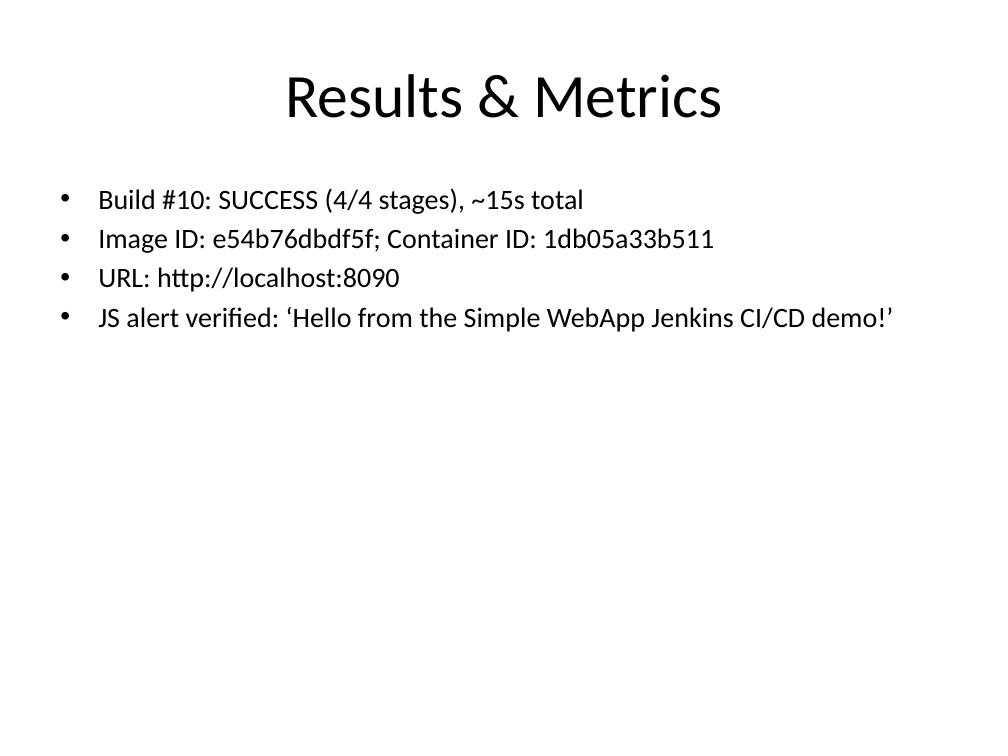
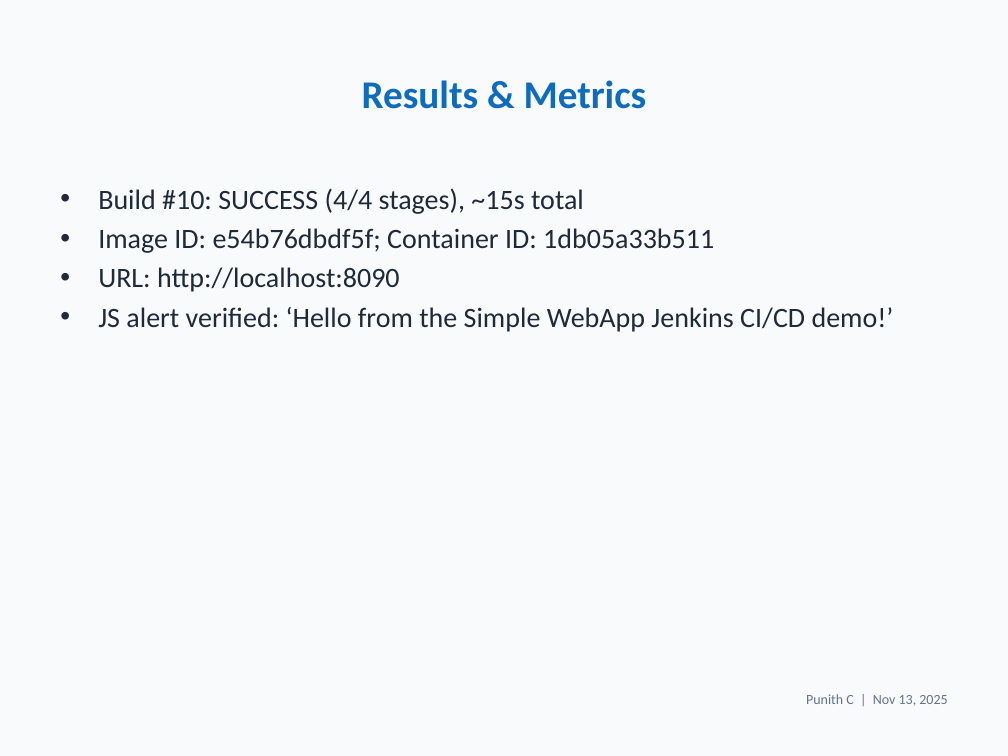
Before and after one commit to Punith968/simple-webapp-jenkins-ci-cd, a slide deck: slide 11 of simple-webapp-jenkins-ci-cd/project_presentation.pptx. Drawn at 1008x756 pixels with LibreOffice and Linux fonts; fonts in the diff are those of the drawing. Boxes give left, top, right and bottom in pixels: in the first picture for what was removed or moved away, otherwise in the second. Text is boxed around its words. In the diff, an @@ line names an element or a change of style, - is before the commit and + after.

Commit message:
Enhance PPT: theme, footer, and optional screenshots embedding

```diff
--- a/simple-webapp-jenkins-ci-cd/project_presentation.pptx
+++ b/simple-webapp-jenkins-ci-cd/project_presentation.pptx
@@ background #FFFFFF to #F8FAFC @@
@@ title "Results & Metrics" at [362,80,647,109]: size 44 to 28 pt, text colour #000000 to #0F6CBD, bold on @@
@@ text "Build #10: SUCCESS (4/4 stages), ..." at [98,188,894,332]: text colour #000000 to #1E293B @@
@@ text added at [806,694,947,706], 10 pt, text #64748B @@
+Punith C | Nov 13, 2025
```
Also in this commit, not shown: 14 other slides changed, 3 slides added, 1 slide removed, 1 other file.
